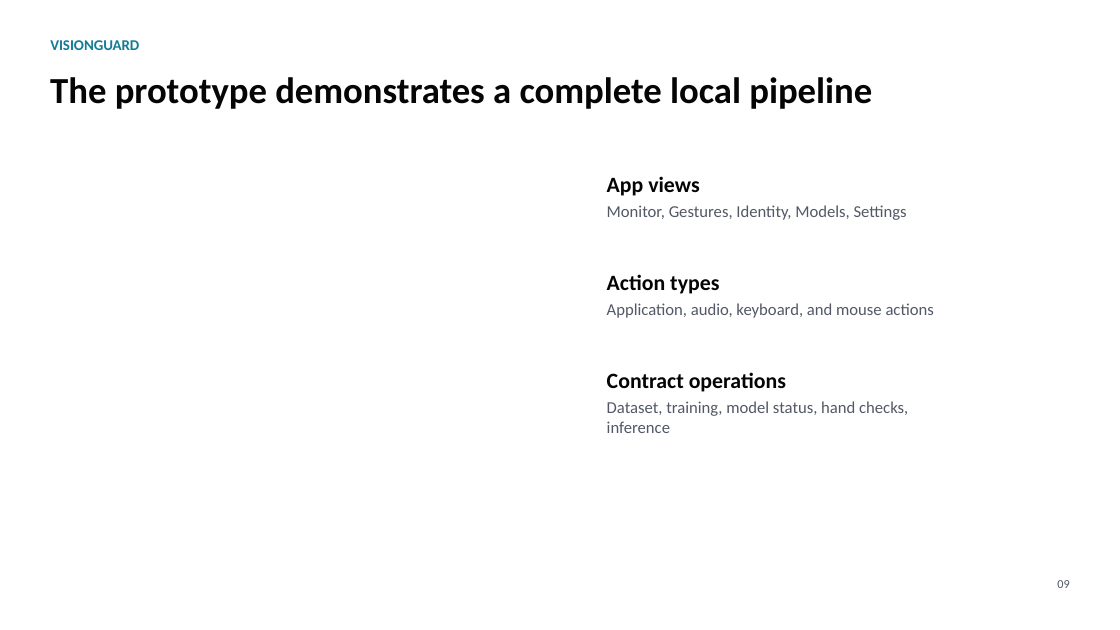
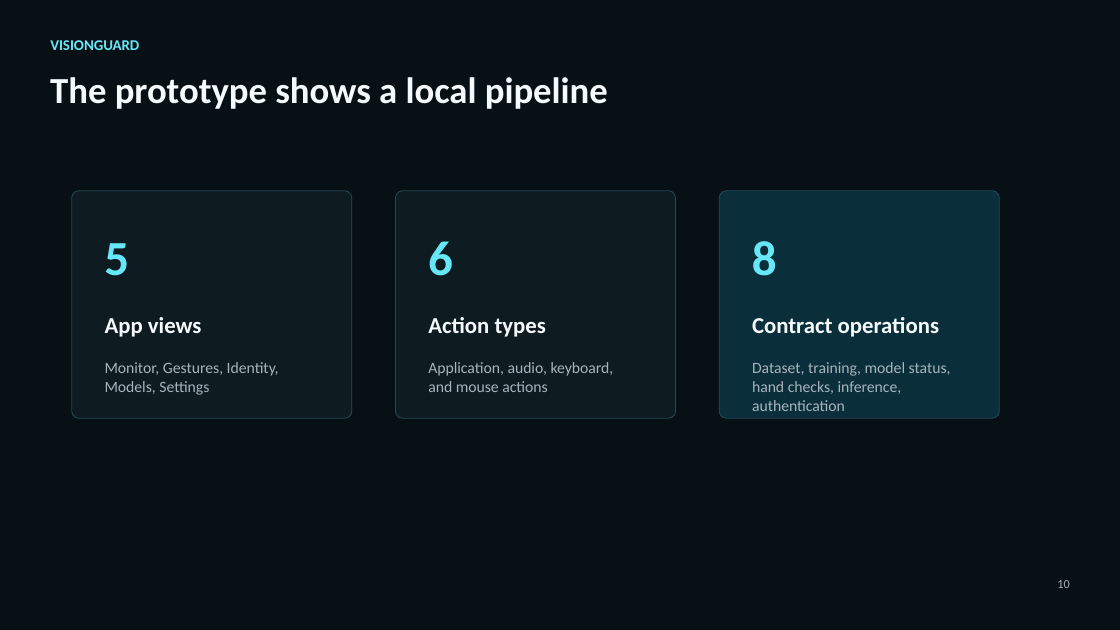
Before and after one commit to StefanPenchev05/VisionGuard, a slide deck: slide 10 of docs/report/visionguard_presentation.pptx (slide 9 before the commit). Drawn at 1120x630 pixels with LibreOffice and Linux fonts; fonts in the diff are those of the drawing. Boxes give left, top, right and bottom in pixels: in the first picture for what was removed or moved away, otherwise in the second. Text is boxed around its words. In the diff, an @@ line names an element or a change of style, - is before the commit and + after.

Commit message:
Refactor VisionGuard application architecture

```diff
--- a/docs/report/visionguard_presentation.pptx
+++ b/docs/report/visionguard_presentation.pptx
@@ background #FFFFFF to #071014 @@
@@ rectangle added at <box>0,0,1120,630</box>, fill #071014, outline #071014 0 pt @@
@@ text "VISIONGUARD" at <box>50,40,139,50</box>: text colour #127C95 to #67E8F9 @@
@@ text at <box>50,77,608,109</box>: text changed; text colour #050505 to #F5FAFC @@
-The prototype demonstrates a complete local pipeline
+The prototype shows a local pipeline
@@ rounded rectangle added at <box>71,191,351,418</box>, fill #0E1B21, outline #254854 0.75 pt @@
@@ rounded rectangle added at <box>396,191,676,418</box>, fill #0E1B21, outline #254854 0.75 pt @@
@@ rounded rectangle added at <box>719,191,999,418</box>, fill #0B2F3A, outline #254854 0.75 pt @@
@@ text added at <box>104,243,129,276</box>, 42 pt, text #67E8F9, bold @@
+5
@@ text added at <box>428,241,453,276</box>, 42 pt, text #67E8F9, bold @@
+6
@@ text added at <box>752,241,777,276</box>, 42 pt, text #67E8F9, bold @@
+8
@@ text "App views": place and size @@
-text "App views" at <box>607,176,699,196</box>
+text "App views" at <box>105,317,202,337</box>
@@ size 18.8 to 19.5 pt, text colour #050505 to #F5FAFC in 3 elements at <box>752,317,939,337</box>, <box>105,317,202,337</box>, <box>428,317,546,337</box> @@
@@ text "Action types": place and size @@
-text "Action types" at <box>607,274,719,294</box>
+text "Action types" at <box>428,317,546,337</box>
@@ text "Contract operations": place and size @@
-text "Contract operations" at <box>607,372,786,392</box>
+text "Contract operations" at <box>752,317,939,337</box>
@@ text "Monitor, Gestures, Identity, Models, Settings": place and size @@
-text "Monitor, Gestures, Identity, Models, Settings" at <box>607,205,907,220</box>
+text "Monitor, Gestures, Identity, Models, Settings" at <box>105,362,279,395</box>
@@ text "Monitor, Gestures, Identity, Models, Settings" at <box>105,362,279,395</box>: size 14.2 to 13.5 pt, text colour #525866 to #A7B3BD @@
@@ text "Application, audio, keyboard, and mouse ..." at <box>428,362,614,392</box>: size 14.2 to 13.5 pt, text colour #525866 to #A7B3BD @@
@@ text "Application, audio, keyboard, and mouse ...": place and size @@
-text "Application, audio, keyboard, and mouse ..." at <box>607,303,934,318</box>
+text "Application, audio, keyboard, and mouse ..." at <box>428,362,614,392</box>
@@ text at <box>752,362,951,411</box>: text changed; size 14.2 to 13.5 pt; text colour #525866 to #A7B3BD @@
-Dataset, training, model status, hand checks, inference
+Dataset, training, model status, hand checks, inference, authentication
@@ text at <box>1057,580,1069,588</box>: text changed; text colour #525866 to #A7B3BD @@
-09
+10
```
Also in this commit, not shown: 9 other slides changed, 2 slides added, 51 other files.
